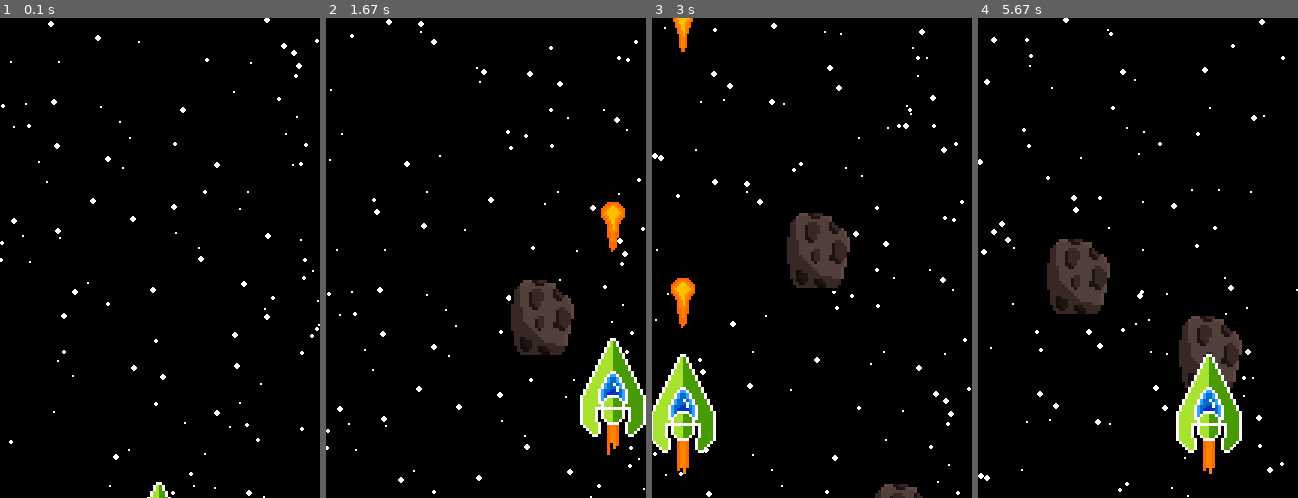
Above: before the commit, frames 1-4 (left to right).
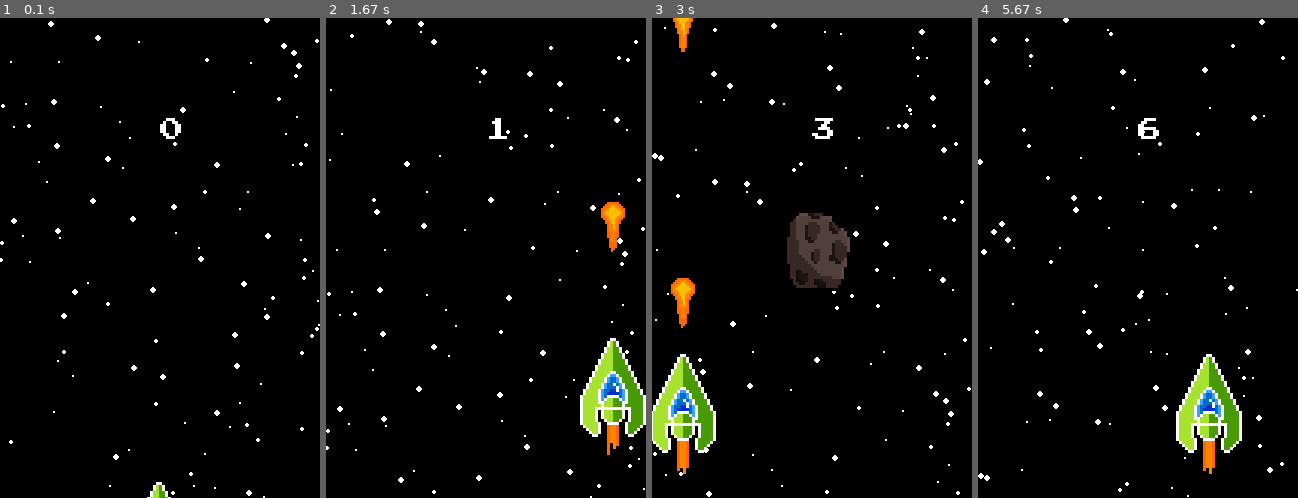
Above: after the commit, the same moments.

Repository: isGoodSoup/astros
Game: pygame game, started from main.py
The game is run twice, just before and just after one commit, with the same random seed, the same clock (stepped at 60 frames per second) and the same inputs.
Inputs:
- Up to frame 1 (0.1 s): no input
- Up to frame 2 (1.67 s): tap Space at 0.33, 0.73, 1.03, 1.23, 1.57 s; hold Right 0.67-1.13 s; hold Up 1.17-1.47 s; hold Right from 1.5 s (still down)
- Up to frame 3 (3 s): tap Space at 1.87, 2.07, 2.37, 2.63, 2.97 s; release Right at 1.97 s; hold Left 2-2.53 s; hold Down 2.57-2.87 s; hold Left from 2.9 s (still down)
- Up to frame 4 (5.67 s): tap Space at 3.27, 3.4, 3.8, 4.1, 4.47, 4.87, 5.17, 5.37 s; release Left at 3.3 s; hold Up 3.33-3.7 s; hold Right 3.73-4.37 s; hold Down 4.4-4.77 s; hold Left 4.8-5.27 s; hold Right from 5.3 s (still down)

The runs differ from the first frame. In frame 1, 0.1% of the frame differs, in the area x 50-57%, y 20-26%; in frame 2, 2.6%; in frame 3, 0.5%; in frame 4, 4.7%, in the area x 21-83%, y 20-78%.

Commit message:
add: score

Diff:
--- a/main.py
+++ b/main.py
@@ -13,9 +13,11 @@
 class Game:
     def __init__(self):
         pygame.init()
+        pygame.font.init()
         self.screen_size = (int(pygame.display.Info().current_w / 4),
                             int(pygame.display.Info().current_h / 1.5))
         self.screen = pygame.display.set_mode(self.screen_size, pygame.SCALED, vsync=1)
+        self.game_font = pygame.font.Font("assets/PressStart2P.ttf", 24)
         pygame.display.set_caption("Astros")
         self.clock = pygame.time.Clock()
         self.running = True
@@ -43,8 +45,8 @@
         self.frames_shooting = self.frames[8:12]
         self.frame_idle = self.frames[12]
 
-        self.stars = [[random.randint(0, int(self.screen_size[0])),
-                       random.randint(0, int(self.screen_size[1])),
+        self.stars = [[random.randint(0, self.screen_size[0]),
+                       random.randint(0, self.screen_size[1]),
                        random.randint(1, 3)] for _ in range(100)]
         self.last_update = pygame.time.get_ticks()
 
@@ -52,6 +54,7 @@
         self.meteor_spawn_interval = 800
         self.last_shot_time = 0
         self.shot_cooldown = 300
+        self.score = 0
 
     def run(self):
         while self.running:
@@ -64,7 +67,7 @@
                 i[1] += 2
                 if i[1] > self.screen_size[1]:
                     i[1] = 0
-                    i[0] = random.randint(0, int(self.screen_size[0]))
+                    i[0] = random.randint(0, self.screen_size[0])
 
             current_time = pygame.time.get_ticks()
             if current_time - self.last_meteor_spawn > self.meteor_spawn_interval:
@@ -111,7 +114,8 @@
             if key_pressed[pygame.K_UP] and self.ship_y > 0:
                 self.ship_y -= self.ship.velocity
                 self.ship.moving = True
-            if key_pressed[pygame.K_DOWN] and self.ship_y < self.screen_size[1] - self.ship.sprite.get_height():
+            if (key_pressed[pygame.K_DOWN] and self.ship_y < self.screen_size[1]
+                    - self.ship.sprite.get_height()):
                 self.ship_y += self.ship.velocity
                 self.ship.moving = False
 
@@ -119,10 +123,7 @@
                 pygame.K_SPACE] and current_time - self.last_shot_time >= self.shot_cooldown:
                 self.last_shot_time = current_time
                 self.ship.state = "shoot"
-                projectile = Projectile(
-                    self.ship_x + img.get_width() // 2,
-                    self.ship_y
-                )
+                projectile = Projectile(self.ship_x + img.get_width() // 2,self.ship_y)
                 self.projectiles.add(projectile)  # type: ignore
             elif self.ship.moving:
                 self.ship.state = "move"
@@ -136,6 +137,13 @@
             self.projectiles.update()
             self.projectiles.draw(self.screen)
 
+            hits = pygame.sprite.groupcollide(self.projectiles, self.meteors,
+                                              True, True)
+            if hits:
+                self.score += len(hits)
+
+            text_surface = self.game_font.render(str(self.score), True, "WHITE")
+            self.screen.blit(text_surface, [self.screen_size[0]/2, 100])
             pygame.display.update()
         pygame.quit()
 
Binary file added: assets/PressStart2P.ttf
